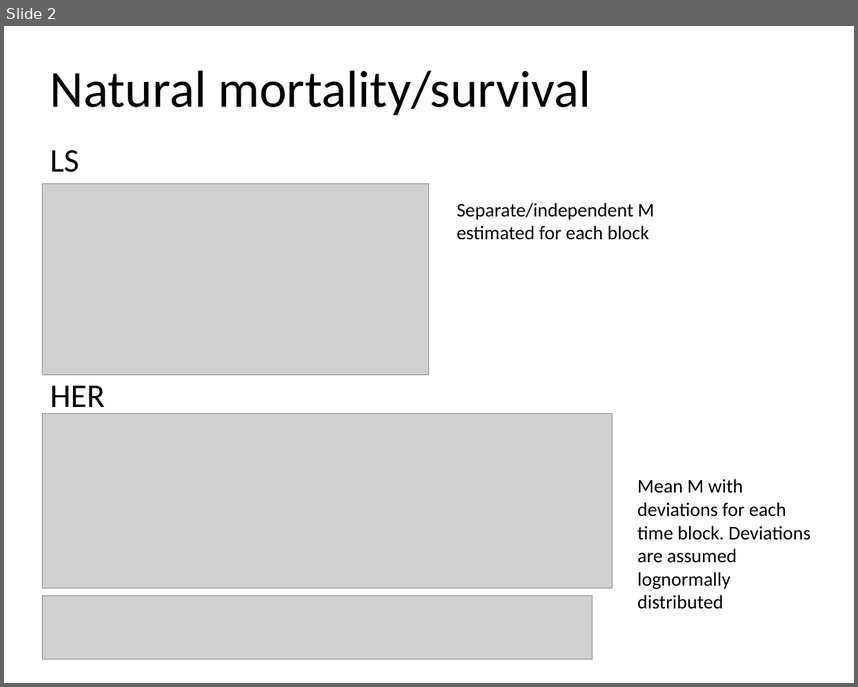
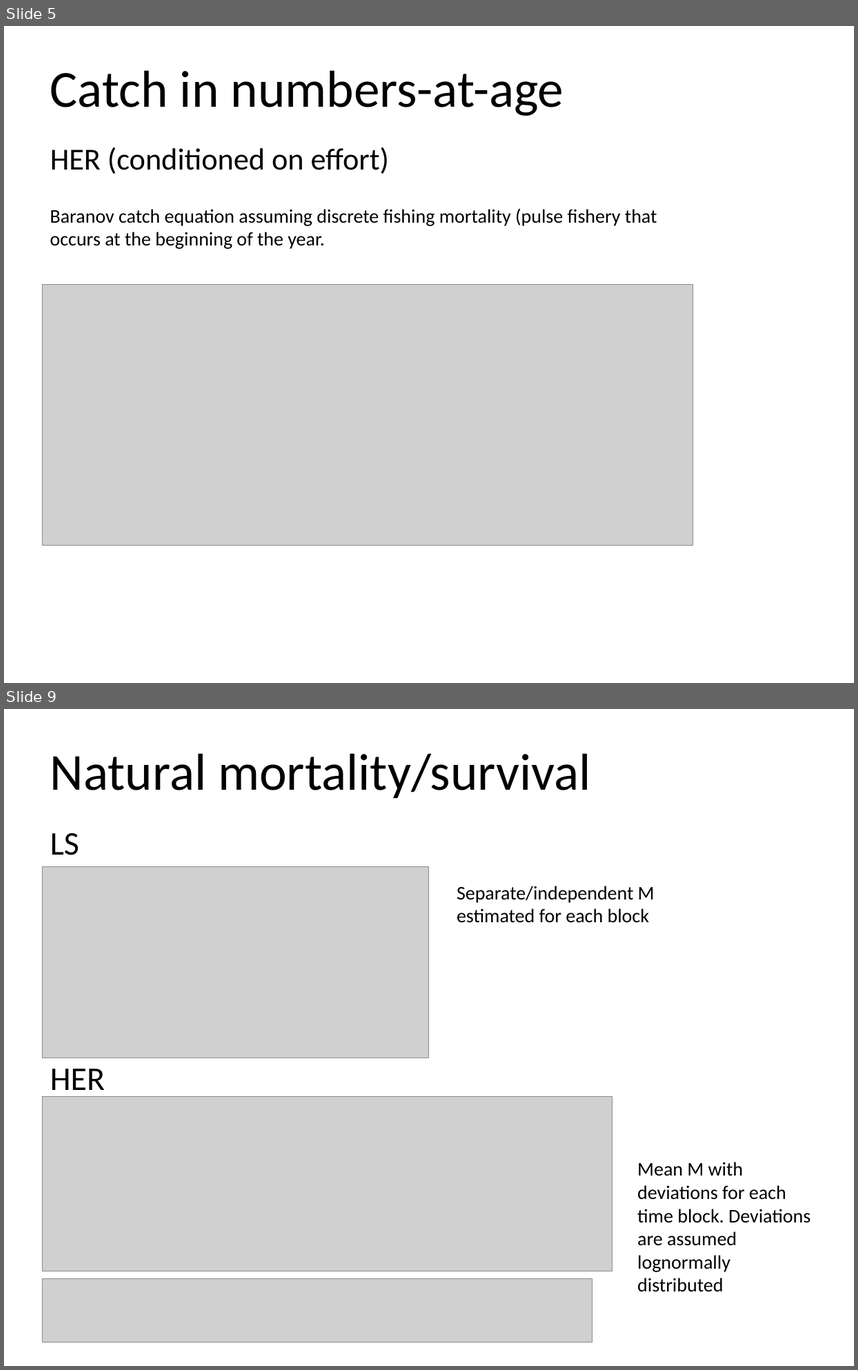
Before and after one commit to commfish/AlaskaHerring, a slide deck: technical_docs/popdy_her_ls.pptx. Shown one above the other, each under a label of ours: slide 2 before the commit, slides 5 and 9 after it; the slides between them are not shown. The pictures are 858x687 and 858x1370 pixels, drawn with LibreOffice and Linux fonts; fonts in the diff are those of the drawing; grey boxes stand for pictures. Boxes give left, top, right and bottom in pixels: in the first picture for what was removed or moved away, otherwise in the second. Text is boxed around its words. In the diff, an @@ line names an element or a change of style, - is before the commit and + after.

```diff
--- a/technical_docs/popdy_her_ls.pptx
+++ b/technical_docs/popdy_her_ls.pptx
@@ slide 5 added at [4,26,854,683], background #FFFFFF @@
@@ title added at [50,70,564,116], 48.4 pt, text #000000 @@
+Catch in numbers-at-age
@@ text added at [50,147,389,174], 28.5 pt, text #000000 @@
+HER (conditioned on effort)
@@ text added at [50,208,657,249], 18 pt, text #000000 @@
+Baranov catch equation assuming discrete fishing mortality (pulse fishery that occurs at the beginning of the year.
@@ picture added at [43,284,693,546] @@
@@ what was slide 2 is now slide 9 @@
```
Also in this commit, not shown: 1 slide changed, 6 other slides added, 1 slide removed, 7 other files.
